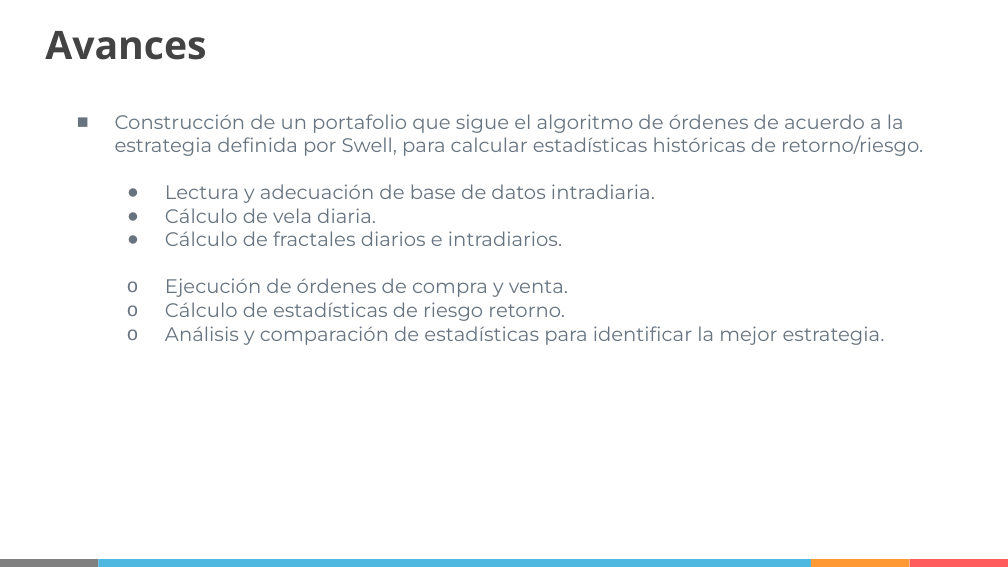
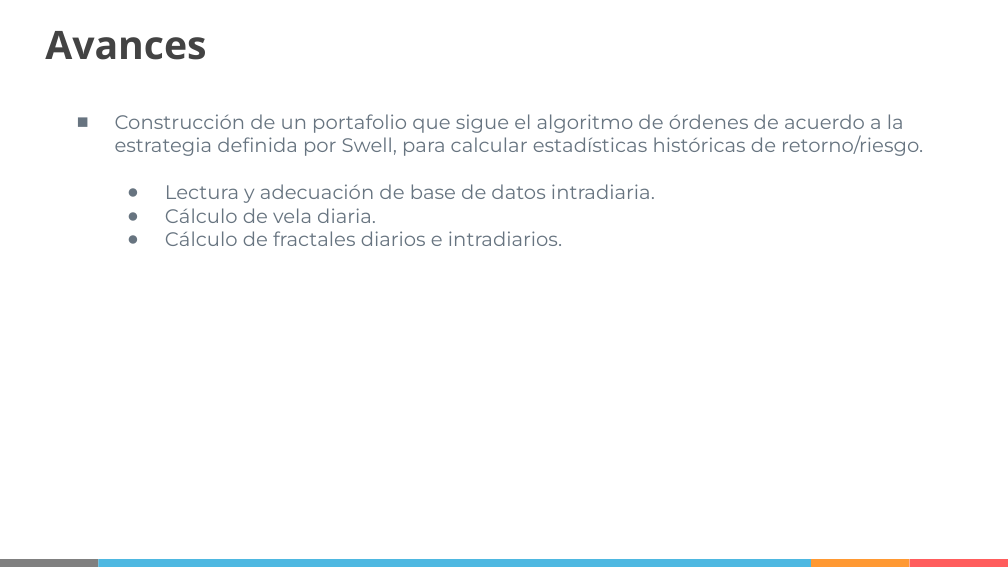
Before and after one commit to IISOS/Swell_2_Optimizacion_estrategias, a slide deck: slide 5 of Presentaciones/Swell - Optimización de estrategias - R3 (03-03-2021).pptx (slide 6 before the commit). Drawn at 1008x567 pixels with LibreOffice and Linux fonts; fonts in the diff are those of the drawing. Boxes give left, top, right and bottom in pixels: in the first picture for what was removed or moved away, otherwise in the second. Text is boxed around its words. In the diff, an @@ line names an element or a change of style, - is before the commit and + after.

```diff
--- a/Presentaciones/Swell - Optimización de estrategias - R3 (03-03-2021).pptx
+++ b/Presentaciones/Swell - Optimización de estrategias - R3 (03-03-2021).pptx
@@ text at (165,278,885,345): paragraphs removed @@
-      o Ejecución de órdenes de compra y venta.
-      o Cálculo de estadísticas de riesgo retorno.
-      o Análisis y comparación de estadísticas para identificar la mejor estrategia.
```
Also in this commit, not shown: 2 other slides changed, 2 slides added.
